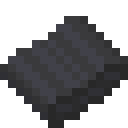
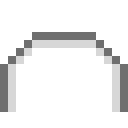
The second 128×128 image is a revision of the first. Changes to its layers:
hid "Rubber Band" over (x1=0, y1=16, x2=128, y2=128)
added layer "Iron Frame" above "Support Frame" over (x1=0, y1=32, x2=128, y2=112)
